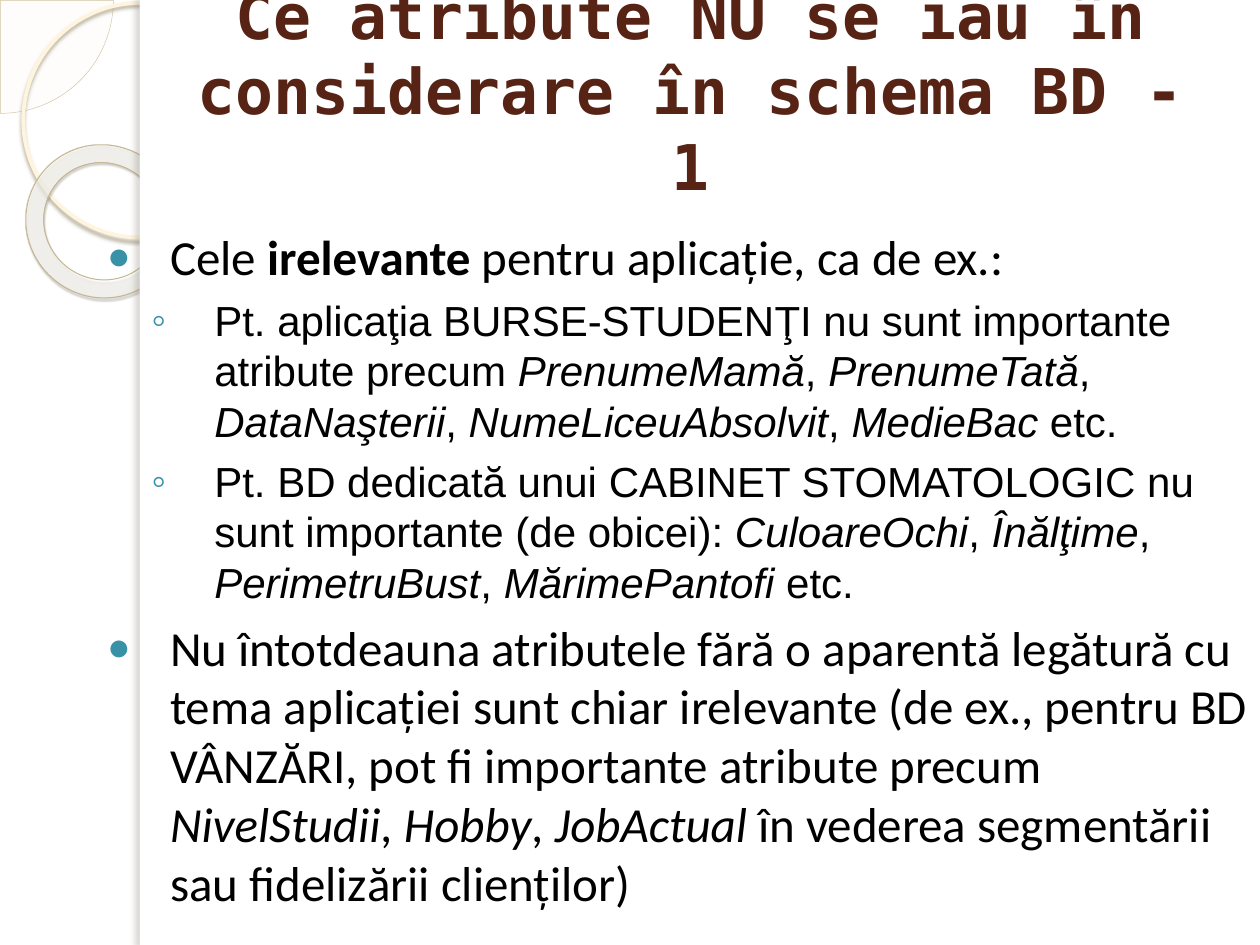
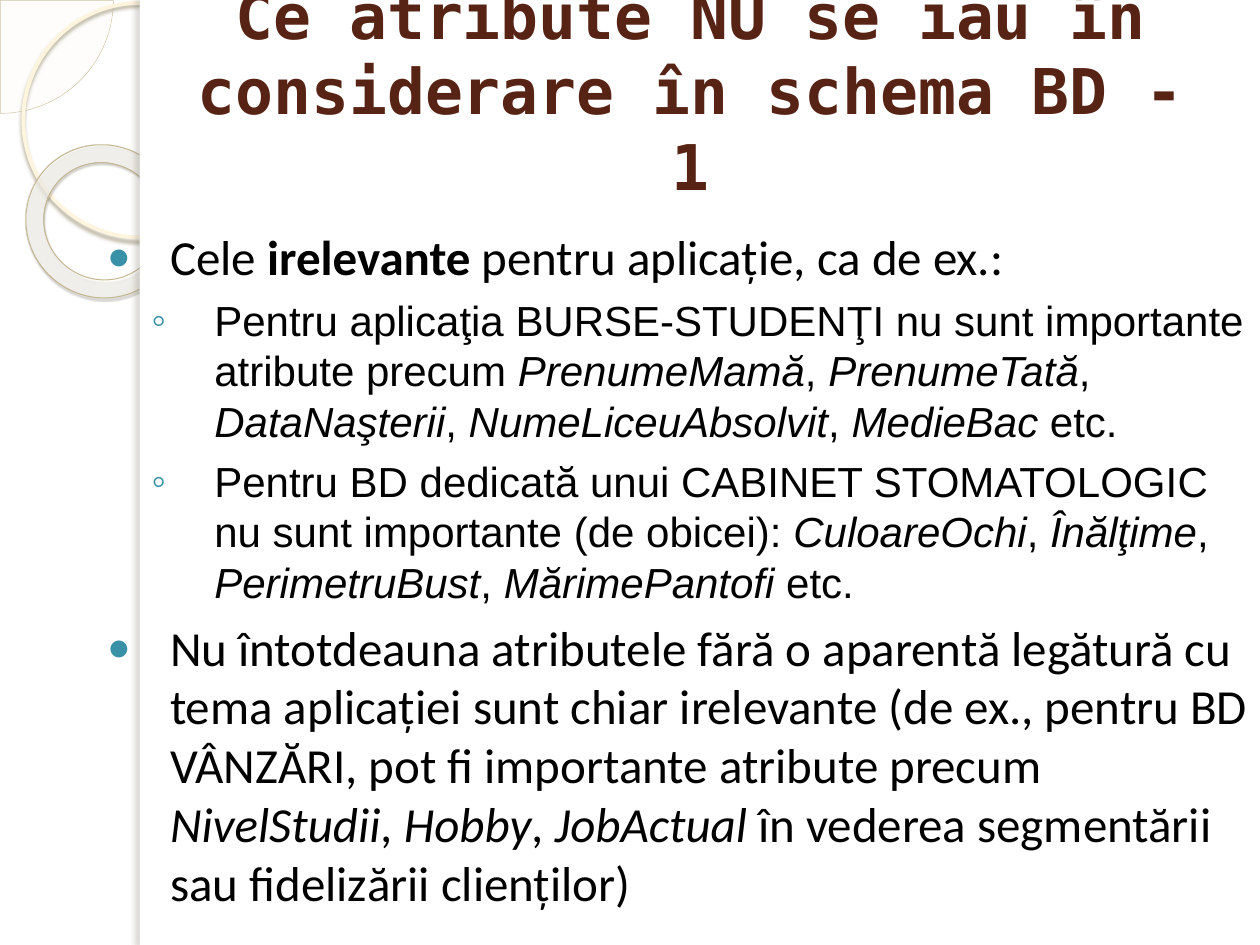
Before and after one commit to marinfotache/Baze-de-date-I, a slide deck: slide 8 of 03_Proiectarea BD prin normalizare/03b_Atribute_Dependente_intre_atribute.pptx. Drawn at 1260x945 pixels with LibreOffice and Linux fonts; fonts in the diff are those of the drawing; background and template pictures are left out. Boxes give left, top, right and bottom in pixels: in the first picture for what was removed or moved away, otherwise in the second. Text is boxed around its words. In the diff, an @@ line names an element or a change of style, - is before the commit and + after.

```diff
--- a/03_Proiectarea BD prin normalizare/03b_Atribute_Dependente_intre_atribute.pptx
+++ b/03_Proiectarea BD prin normalizare/03b_Atribute_Dependente_intre_atribute.pptx
@@ text at (214,305,1243,604): text changed @@
-  ◦ Pt. aplicaţia BURSE-STUDENŢI nu sunt importante atribute precum PrenumeMamă, PrenumeTată, DataNaşterii, NumeLiceuAbsolvit, MedieBac etc.
-  ◦ Pt. BD dedicată unui CABINET STOMATOLOGIC nu sunt importante (de obicei): CuloareOchi, Înălţime, PerimetruBust, MărimePantofi etc.
+  ◦ Pentru aplicaţia BURSE-STUDENŢI nu sunt importante atribute precum PrenumeMamă, PrenumeTată, DataNaşterii, NumeLiceuAbsolvit, MedieBac etc.
+  ◦ Pentru BD dedicată unui CABINET STOMATOLOGIC nu sunt importante (de obicei): CuloareOchi, Înălţime, PerimetruBust, MărimePantofi etc.
```
Also in this commit, not shown: 2 other slides changed.
